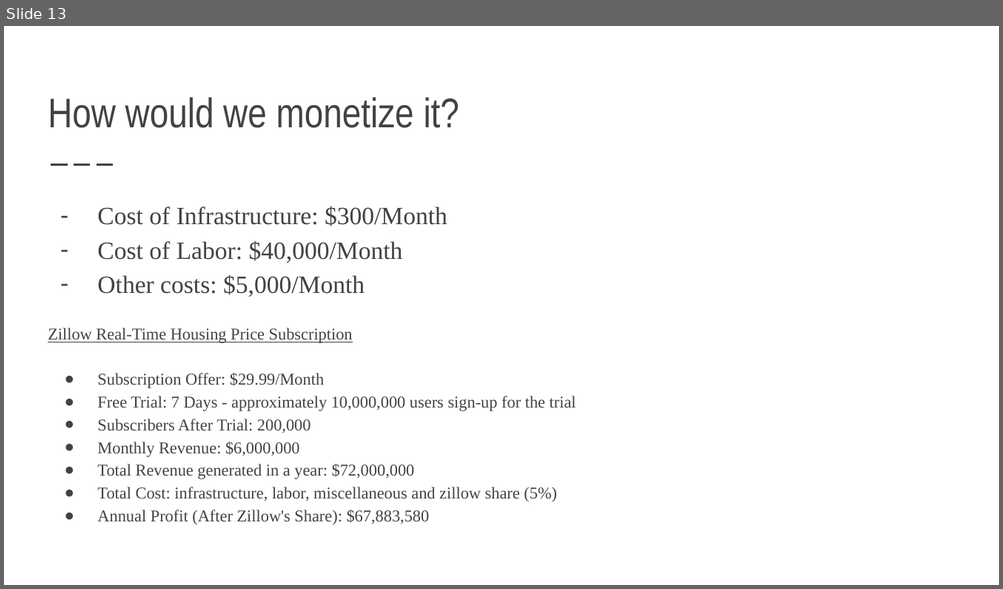
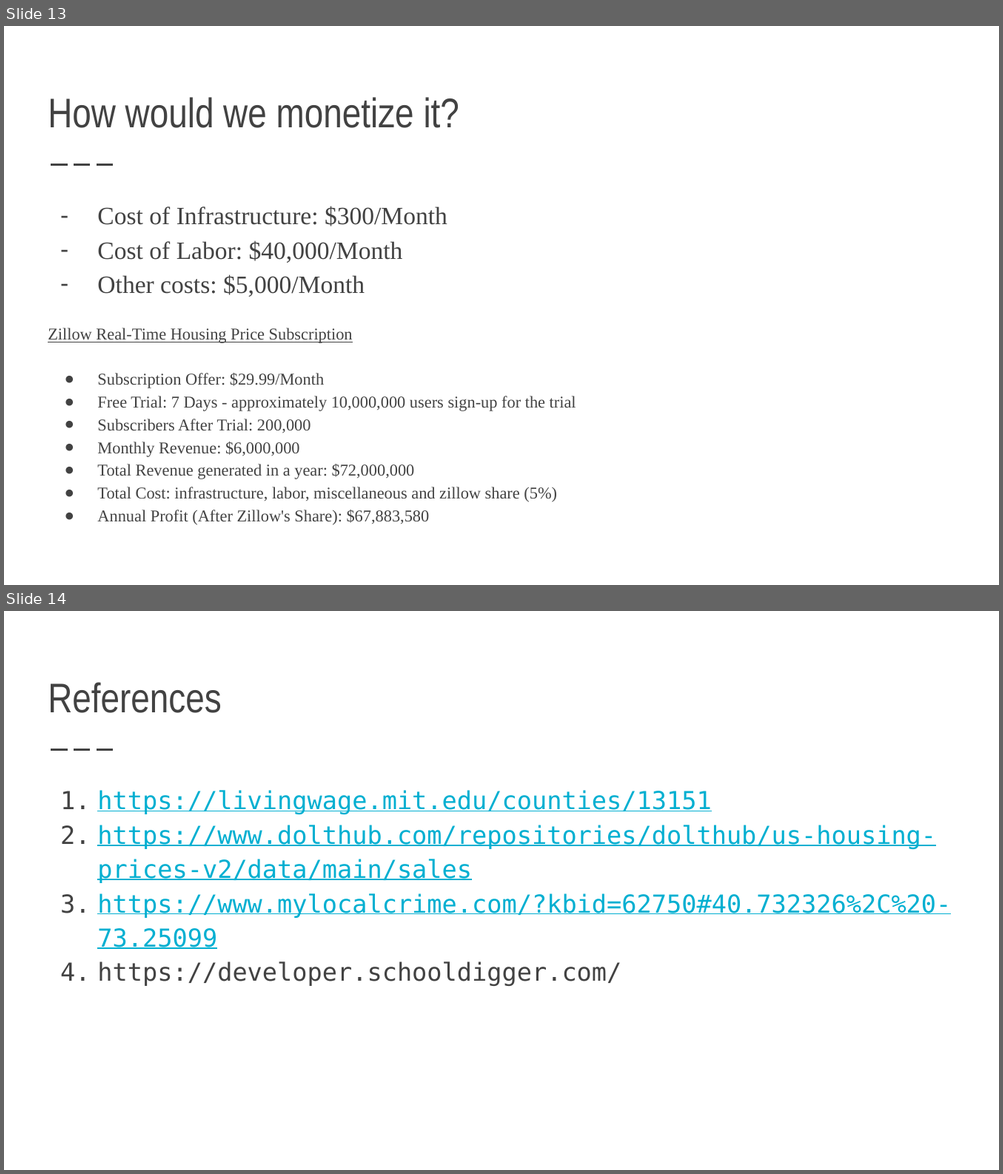
Before and after one commit to FayyaadBuharie99/CIS9440-Project-8, a slide deck: docs/CIS9440 - Housing Project.pptx. Shown one above the other, each under a label of ours: slide 13 before the commit, slides 13 and 14 after it. The pictures are 1003x589 and 1003x1174 pixels, drawn with LibreOffice and Linux fonts; fonts in the diff are those of the drawing. Boxes give left, top, right and bottom in pixels: in the first picture for what was removed or moved away, otherwise in the second. Text is boxed around its words. In the diff, an @@ line names an element or a change of style, - is before the commit and + after.

```diff
--- a/docs/CIS9440 - Housing Project.pptx
+++ b/docs/CIS9440 - Housing Project.pptx
@@ slide 14 added at (4,611,999,1170), background #FFFFFF; not listed: 1 template element that a slide beside it also shows @@
@@ title added at (48,682,221,713), 30 pt, text #424242 @@
+References
@@ text added at (97,790,950,986), 18 pt, text #01AFD1, underline @@
+1. https://livingwage.mit.edu/counties/13151
+2. https://www.dolthub.com/repositories/dolthub/us-housing-prices-v2/data/main/sales
+3. https://www.mylocalcrime.com/?kbid=62750#40.732326%2C%20-73.25099
+4. https://developer.schooldigger.com/
```
